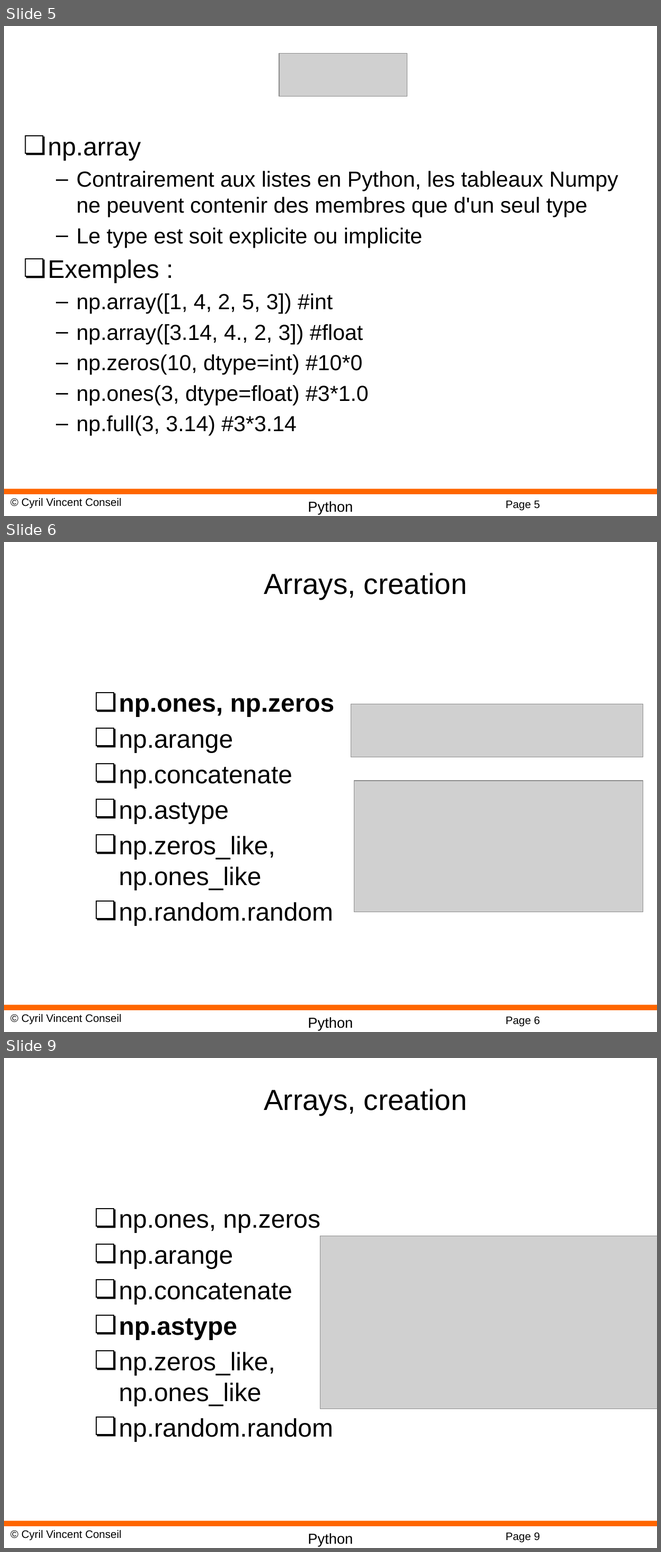
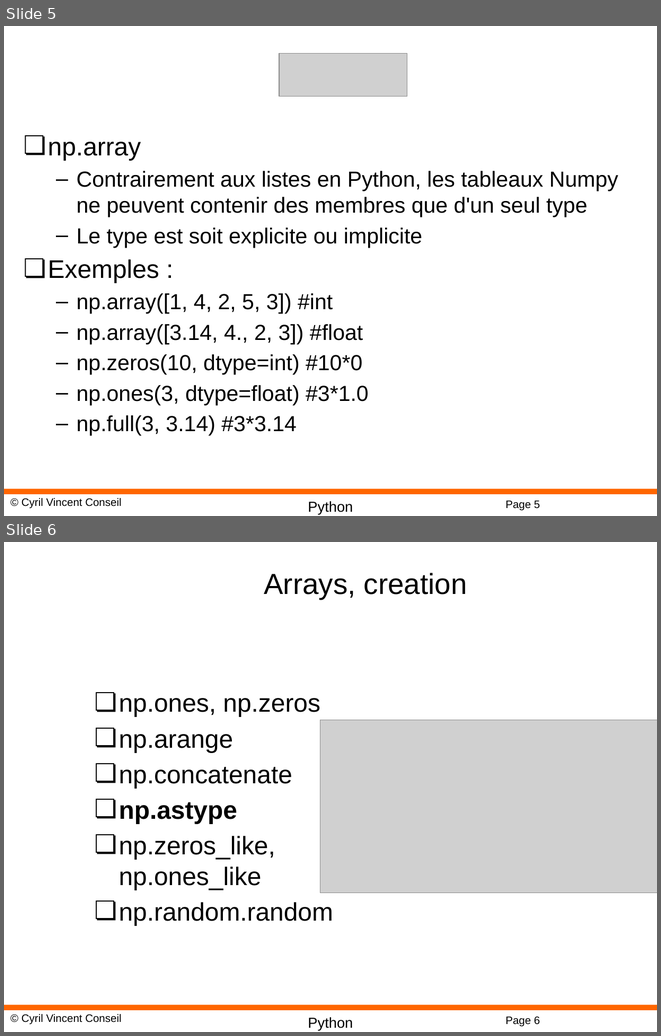
Before and after one commit to cyrilvincent/math, a slide deck: ppt/PythonMath06-Numpy.pptx. Shown one above the other, each under a label of ours: slides 5, 6 and 9 before the commit, slides 5 and 6 after it; the slides between them are not shown. The pictures are 661x1552 and 661x1036 pixels, drawn with LibreOffice and Linux fonts; fonts in the diff are those of the drawing; grey boxes stand for pictures; background and template pictures are left out. Boxes give left, top, right and bottom in pixels: in the first picture for what was removed or moved away, otherwise in the second. Text is boxed around its words. In the diff, an @@ line names an element or a change of style, - is before the commit and + after.

```diff
--- a/ppt/PythonMath06-Numpy.pptx
+++ b/ppt/PythonMath06-Numpy.pptx
@@ slide 6 removed at box(4, 542, 657, 1032), background #FFFFFF; not listed: 4 template elements that a slide beside it also shows @@
@@ title removed at box(264, 573, 467, 599) @@
-Arrays, creation
@@ text removed at box(119, 698, 335, 925) @@
-❏ np.ones, np.zeros
-❏ np.arange
-❏ np.concatenate
-❏ np.astype
-❏ np.zeros_like, np.ones_like
-❏ np.random.random
@@ picture removed at box(351, 704, 643, 757) @@
@@ picture removed at box(354, 780, 643, 911) @@
@@ what was slide 9 is now slide 6 @@
@@ page number at box(505, 1016, 540, 1026): text changed @@
-Page 9
+Page 6
```
Also in this commit, not shown: 3 other slides removed, 4 other files.
